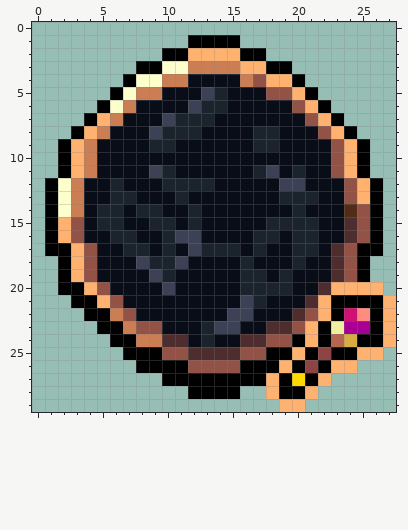
Pixel-art file: packages/client/src/assets/ui{m}/card-spellpower.aseprite. Above: the version before the commit.
28x30 pixels, 1 frame.
Once edited:
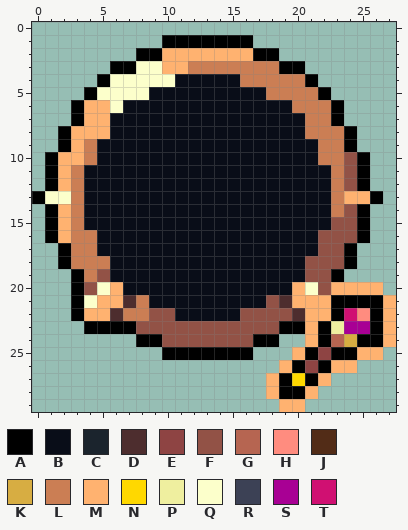
Palette (. is transparent): A #000000  B #090d18  C #1b242d  D #4d2d2e  E #8e4443  F #925246  G #b66551  H #ff8c7f  J #522c17  K #d7ad42  L #cb7e54  M #ffb270  N #ffd800  P #efef9f  Q #fcffcb  R #3c4155  S #a80094  T #d01072
Edits made:
Changed rows in their new state; - is an unchanged pixel.
Layer "Layer 1":
first column x 0:
 1 ----------AA----A----------
 2 --------AAMM----M-A--------
 3 ------AAQQMM----LLL-A------
 4 -----AQQ--QB-----LLLLA-----
 5 ----AQQ-QB---BB---LLLLA----
 6 ---AMM-B----BBB-----LLLA---
 7 ---AM-B---BBBB-------LL----
 8 --AM-M---BBBB----BB--LLL---
 9 ---------BB------BB---LLA.-
10 -AM-------------------LLF--
11 -AMLB----BB------BB-B--LF--
12 --M---B---BBBB-----BB--L-A.
13 AQ----BB---B-------BBB-LM--
14 --M--BB-BB--B-------B--LFA.
15 ---L-BB--BB-B-----BBBB-FFA.
16 ---LL-BB--BBB----BB-BBFFFA.
17 -.-LL--BB-B-BBBB-B--BBFFA..
18 ---LLL--BBBB----B---BFFFA.-
19 --.ALF---BB-----BB-B-FFA..-
20 --.-FQM---B-----BBBBMQF----
21 ----Q-MDL-------BBFDMM-----
22 ---AMMDLLFF----BFFFF-M-----
23 ----A--A--FFFFFFFFFAA------
24 ------..AAFFFFFFFAA..------
25 -------...AAAAAAA...-------
26 --------...........--------
27 ----------........---------
28 ------------....-----------
